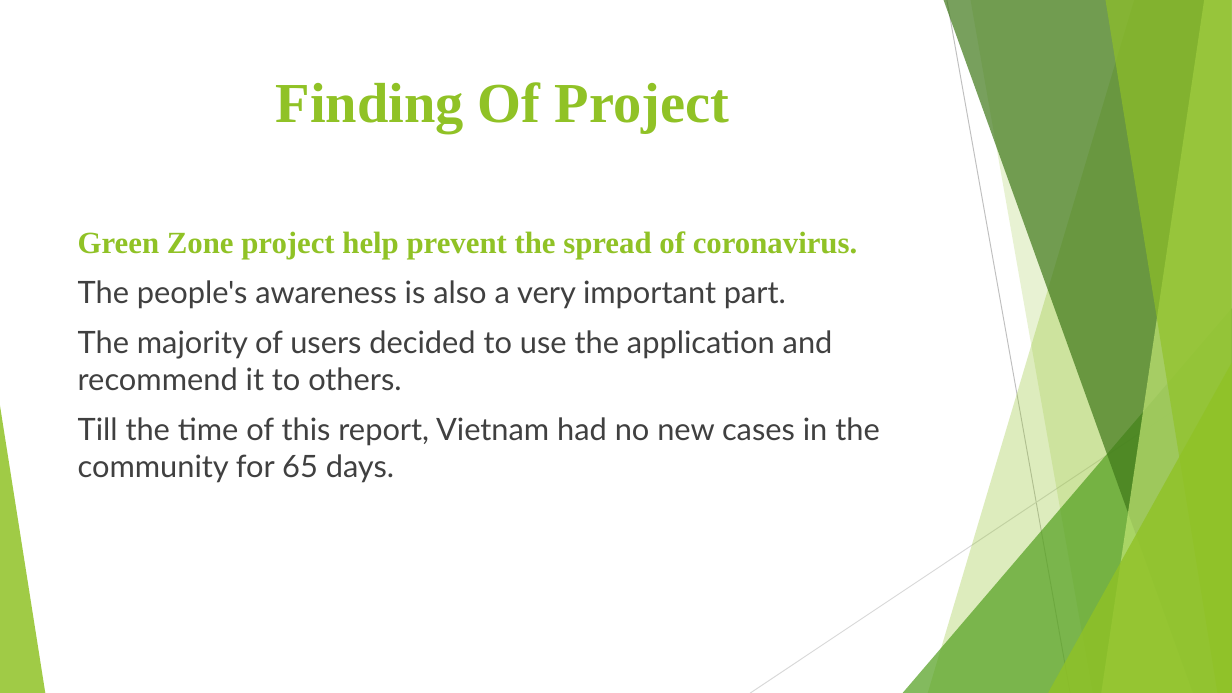
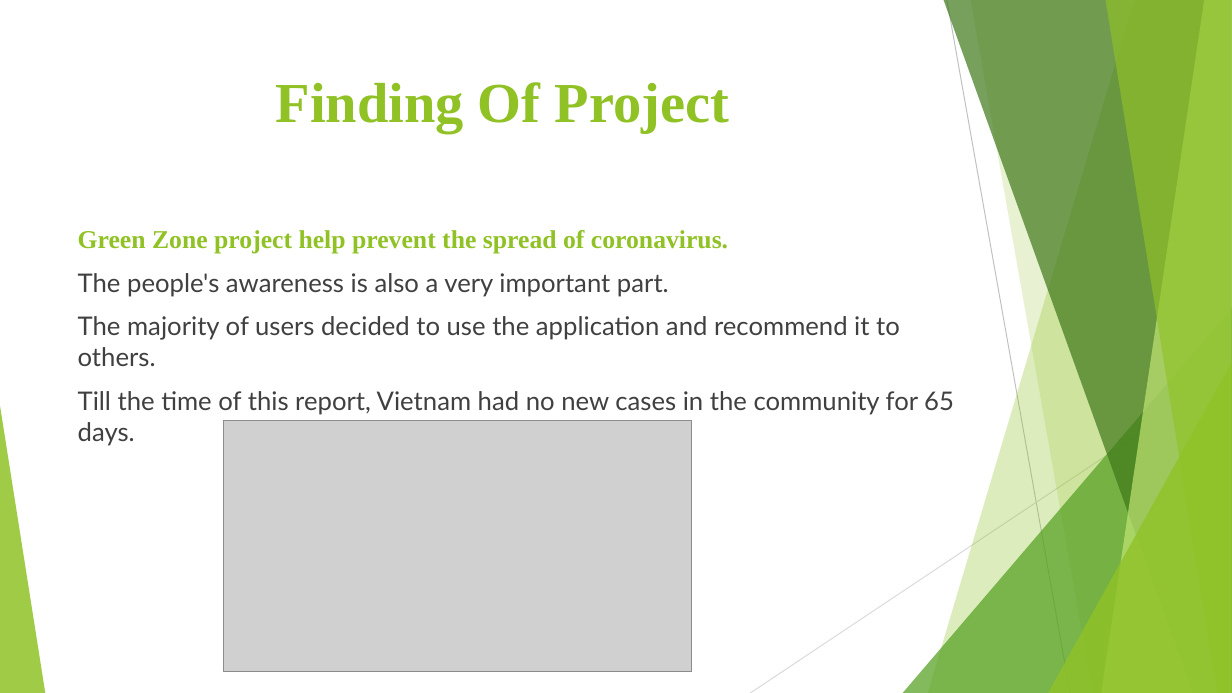
Before and after one commit to LuxuryFi/PHP, a slide deck: slide 11 of Digital-Wellbeing (1).pptx. Drawn at 1232x693 pixels with LibreOffice and Linux fonts; fonts in the diff are those of the drawing; grey boxes stand for pictures. Boxes give left, top, right and bottom in pixels: in the first picture for what was removed or moved away, otherwise in the second. Text is boxed around its words. In the diff, an @@ line names an element or a change of style, - is before the commit and + after.

```diff
--- a/Digital-Wellbeing (1).pptx
+++ b/Digital-Wellbeing (1).pptx
@@ text "Green Zone project help prevent ..." at bbox=[78, 230, 954, 446]: size 24 to 20 pt @@
@@ picture added at bbox=[224, 421, 691, 673] @@
```
Also in this commit, not shown: 1 other slide changed, 1 slide added, 2 slides removed, 1 other file.
